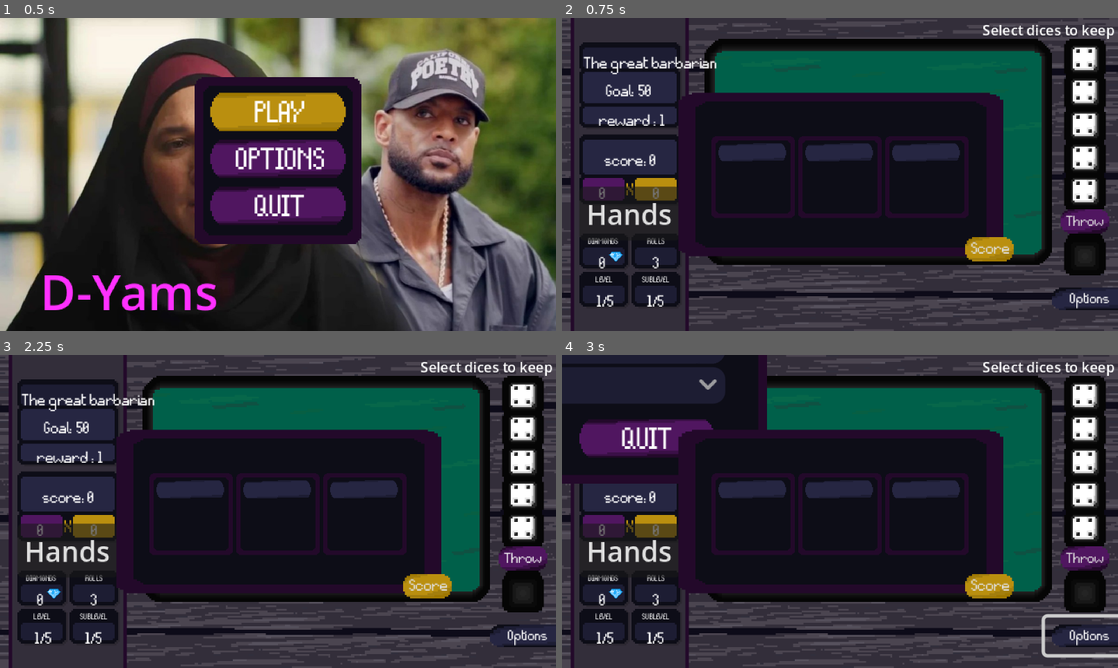
Above: before the commit, frames 1-4 (two rows, left to right).
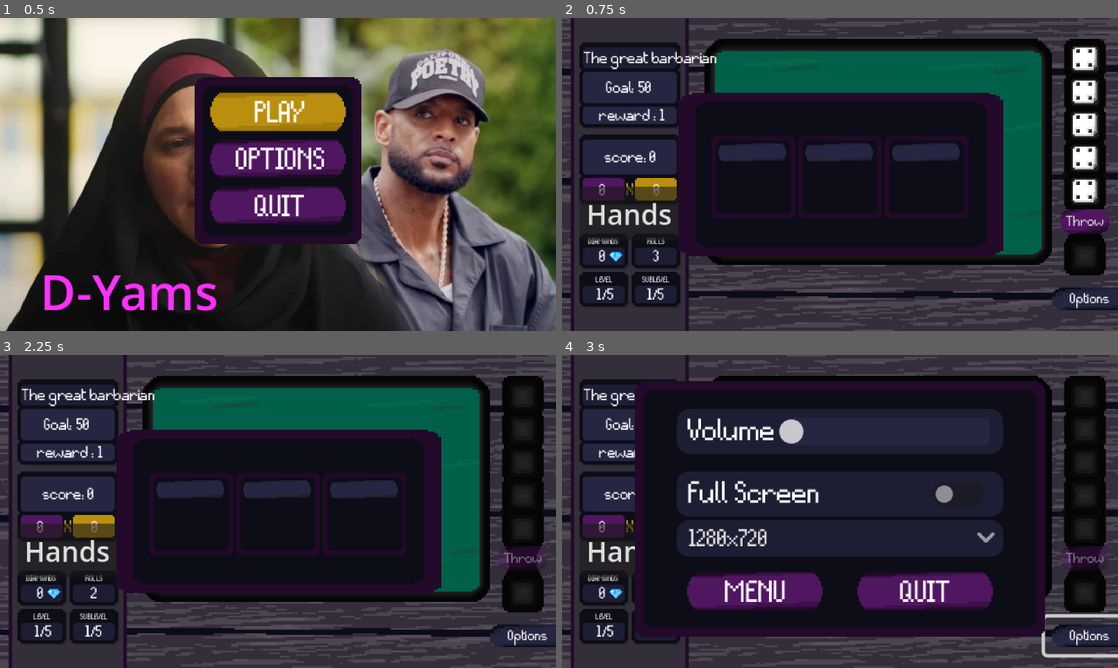
Above: after the commit, the same moments.

Repository: geoffrey66280/D-yams
Game: Godot game, scene res://scenes/EcranTitre.tscn
Same seed, same stepped clock (60 frames per second), same inputs: the game is played once before the commit and once after it.
Inputs (mouse positions are in pixels of both pictures, inside the frame that each line leads up to):
- Up to frame 1 (0.5 s): no input
- Up to frame 2 (0.75 s): click "PLAY" at 0.5 s
- Up to frame 3 (2.25 s): click (428, 586) at 1.25 s, where only the run before the commit has a clickable "Score"; click "Throw" at 2 s
- Up to frame 4 (3 s): click "Options" at 2.75 s

Frame 1 is identical in both runs. In frame 2, 2.9% of the frame differs, in the area x 3-100%, y 2-93%; in frame 3, 5.2%; in frame 4, 46%, in the area x 0-100%, y 0-93%.
Error before the commit: Attempt to call function 'hide' in base 'null instance' on a null instance. (res://scripts/throwing_dices.gd:18)

Commit message:
fix: fixing bugs with new UI

Diff:
--- a/assets/fonts/global_font.tres
+++ b/assets/fonts/global_font.tres
@@ -4,7 +4,6 @@
 
 [sub_resource type="FontVariation" id="FontVariation_k6k3v"]
 base_font = ExtResource("1_ex67f")
-spacing_top = 4
 
 [resource]
 font = SubResource("FontVariation_k6k3v")
--- a/scenes/MenuOptions.tscn
+++ b/scenes/MenuOptions.tscn
@@ -217,5 +217,6 @@
 text = "MENU"
 label_settings = ExtResource("5_piceu")
 
+[connection signal="value_changed" from="HUD_Fond/Volume" to="." method="_on_volume_value_changed"]
 [connection signal="pressed" from="HUD_Fond/Exit_Button" to="." method="_on_exit_button_pressed"]
 [connection signal="button_up" from="HUD_Fond/Menu_Button" to="." method="_on_menu_button_button_up"]
--- a/scenes/game.tscn
+++ b/scenes/game.tscn
@@ -15,11 +15,10 @@
 [node name="Game" type="Node2D"]
 script = ExtResource("1_u5sy4")
 
-[node name="CanvasLayer" type="CanvasLayer" parent="."]
+[node name="CanvasPowerUp" type="CanvasLayer" parent="."]
 
-[node name="PowerUps" parent="CanvasLayer" instance=ExtResource("2_kvpfn")]
+[node name="PowerUps" parent="CanvasPowerUp" instance=ExtResource("2_kvpfn")]
 z_index = 8
-anchors_preset = 8
 grow_horizontal = 2
 grow_vertical = 2
 size_flags_horizontal = 4
@@ -40,6 +39,7 @@
 metadata/_edit_use_anchors_ = true
 
 [node name="PopupCombination" parent="." instance=ExtResource("4_lbhrr")]
+visible = false
 offset_left = 160.0
 offset_top = 88.0
 offset_right = 160.0
@@ -53,16 +53,13 @@
 offset_bottom = 128.0
 text = "Hands"
 
-[node name="MenuOptions" parent="." instance=ExtResource("7_u5sy4")]
-visible = false
-z_index = 5
-
 [node name="popup_score" parent="." instance=ExtResource("10_vtaks")]
 z_index = 5
 offset_left = 32.0
 offset_top = 24.0
 offset_right = 32.0
 offset_bottom = 24.0
+metadata/_edit_use_anchors_ = true
 
 [node name="ButtonOptions" type="Button" parent="."]
 offset_left = 278.0
@@ -82,10 +79,17 @@
 text = "Options"
 label_settings = ExtResource("9_0tnpc")
 
-[connection signal="power_up_chosen" from="CanvasLayer/PowerUps" to="Arena/ThrowingDices" method="_on_power_ups_power_up_chosen"]
+[node name="CanvasMenuOptions" type="CanvasLayer" parent="."]
+
+[node name="MenuOptions" parent="CanvasMenuOptions" instance=ExtResource("7_u5sy4")]
+z_index = 10
+offset_top = -2.0
+offset_bottom = -2.0
+
+[connection signal="power_up_chosen" from="CanvasPowerUp/PowerUps" to="Arena/ThrowingDices" method="_on_power_ups_power_up_chosen"]
 [connection signal="score_combination" from="Arena/ThrowingDices" to="LevelInformation" method="_on_throwing_dices_score_combination"]
 [connection signal="score_ui" from="Arena/ThrowingDices" to="LevelInformation" method="_on_throwing_dices_score_ui"]
-[connection signal="show_power_up" from="Arena/ThrowingDices" to="CanvasLayer/PowerUps" method="_on_throwing_dices_show_power_up"]
+[connection signal="show_power_up" from="Arena/ThrowingDices" to="CanvasPowerUp/PowerUps" method="_on_throwing_dices_show_power_up"]
 [connection signal="pressed" from="ButtonCombination" to="." method="_on_button_pressed"]
 [connection signal="combination" from="popup_score" to="Arena/ThrowingDices" method="_on_popup_score_combination"]
 [connection signal="pressed" from="ButtonOptions" to="." method="_on_button_options_pressed"]
--- a/scenes/power_ups.tscn
+++ b/scenes/power_ups.tscn
@@ -6,6 +6,7 @@
 
 [node name="PowerUps" type="Control"]
 layout_mode = 3
+anchors_preset = 8
 anchor_left = 0.5
 anchor_top = 0.5
 anchor_right = 0.5
--- a/scenes/throwing_dices.tscn
+++ b/scenes/throwing_dices.tscn
@@ -24,58 +24,6 @@
 [node name="ThrowingDices" type="Node2D"]
 script = ExtResource("1_r4itb")
 
-[node name="DicesRack_Texture" type="TextureRect" parent="."]
-z_index = 1
-offset_left = 289.0
-offset_top = 12.0
-offset_right = 313.0
-offset_bottom = 148.0
-size_flags_horizontal = 8
-texture = ExtResource("3_baaet")
-
-[node name="CanvasLayer" type="CanvasLayer" parent="."]
-
-[node name="ScoreButton" type="Button" parent="CanvasLayer"]
-z_index = 2
-offset_left = 228.0
-offset_top = 122.0
-offset_right = 264.0
-offset_bottom = 144.0
-theme_override_fonts/font = SubResource("FontVariation_2d8ns")
-theme_override_font_sizes/font_size = 8
-theme_override_styles/focus = SubResource("StyleBoxEmpty_lip80")
-text = " Score"
-icon = ExtResource("5_efoqd")
-flat = true
-icon_alignment = 1
-
-[node name="ThrowButton" type="Button" parent="CanvasLayer"]
-z_index = 2
-offset_left = 283.0
-offset_top = 106.0
-offset_right = 319.0
-offset_bottom = 128.0
-theme = SubResource("Theme_lip80")
-theme_override_fonts/font = SubResource("FontVariation_lip80")
-theme_override_font_sizes/font_size = 7
-theme_override_styles/focus = SubResource("StyleBoxEmpty_2d8ns")
-text = "Throw"
-icon = ExtResource("4_h8dyw")
-flat = true
-icon_alignment = 1
-
-[node name="KeepDicesLabel" type="Label" parent="CanvasLayer"]
-anchors_preset = 1
-anchor_left = 1.0
-anchor_right = 1.0
-offset_left = -78.0
-offset_top = 1.0
-offset_right = -2.0
-offset_bottom = 13.0
-grow_horizontal = 0
-theme_override_font_sizes/font_size = 8
-text = "Select dices to keep"
-
 [node name="Dice" parent="." instance=ExtResource("1_keuvm")]
 position = Vector2(293, 92)
 
@@ -91,8 +39,58 @@
 [node name="Dice5" parent="." instance=ExtResource("1_keuvm")]
 position = Vector2(293, 16)
 
+[node name="DicesRack_Texture" type="TextureRect" parent="."]
+z_index = 1
+offset_left = 289.0
+offset_top = 12.0
+offset_right = 313.0
+offset_bottom = 148.0
+size_flags_horizontal = 8
+texture = ExtResource("3_baaet")
+
+[node name="ScoreButton" type="Button" parent="."]
+z_index = 2
+offset_left = 228.0
+offset_top = 122.0
+offset_right = 264.0
+offset_bottom = 144.0
+theme_override_fonts/font = SubResource("FontVariation_2d8ns")
+theme_override_font_sizes/font_size = 8
+theme_override_styles/focus = SubResource("StyleBoxEmpty_lip80")
+text = " Score"
+icon = ExtResource("5_efoqd")
+flat = true
+icon_alignment = 1
+
+[node name="ThrowButton" type="Button" parent="."]
+z_index = 2
+offset_left = 283.0
+offset_top = 106.0
+offset_right = 319.0
+offset_bottom = 128.0
+theme = SubResource("Theme_lip80")
+theme_override_fonts/font = SubResource("FontVariation_lip80")
+theme_override_font_sizes/font_size = 7
+theme_override_styles/focus = SubResource("StyleBoxEmpty_2d8ns")
+text = "Throw"
+icon = ExtResource("4_h8dyw")
+flat = true
+icon_alignment = 1
+
+[node name="KeepDicesLabel" type="Label" parent="."]
+anchors_preset = 1
+anchor_left = 1.0
+anchor_right = 1.0
+offset_left = 242.0
+offset_top = 1.0
+offset_right = 318.0
+offset_bottom = 13.0
+grow_horizontal = 0
+theme_override_font_sizes/font_size = 8
+text = "Select dices to keep"
+
 [node name="RollAudio" type="AudioStreamPlayer2D" parent="."]
 
-[connection signal="button_up" from="CanvasLayer/ScoreButton" to="." method="_on_score_button_button_up"]
-[connection signal="button_up" from="CanvasLayer/ThrowButton" to="." method="_on_button_button_up"]
-[connection signal="button_up" from="CanvasLayer/ThrowButton" to="." method="_on_throw_button_button_up"]
+[connection signal="button_up" from="ScoreButton" to="." method="_on_score_button_button_up"]
+[connection signal="button_up" from="ThrowButton" to="." method="_on_button_button_up"]
+[connection signal="button_up" from="ThrowButton" to="." method="_on_throw_button_button_up"]
--- a/scripts/game.gd
+++ b/scripts/game.gd
@@ -18,4 +18,4 @@
 func _on_button_options_pressed():
 	if $PopupCombination.visible == true:
 		$PopupCombination.visible = false
-	$MenuOptions.visible = not $MenuOptions.visible
+	$CanvasMenuOptions/MenuOptions.visible = not $CanvasMenuOptions/MenuOptions.visible
--- a/scripts/menu_options.gd
+++ b/scripts/menu_options.gd
@@ -29,3 +29,7 @@
 
 func _on_menu_button_button_up() -> void:
 	visible = false
+
+
+func _on_volume_value_changed(value: float) -> void:
+	AudioServer.set_bus_volume_db(AudioServer.get_bus_index("Master"), value / 5)
--- a/scripts/power_up.gd
+++ b/scripts/power_up.gd
@@ -74,7 +74,7 @@
 
 func _on_power_up_chosen(event: InputEvent) -> void:
 	if event is InputEventMouseButton and event.pressed and event.button_index == MOUSE_BUTTON_LEFT:
-		var level_info_node = get_node("../../../../LevelInformation")
+		var level_info_node = get_node("../../../../../LevelInformation")
 		var level_info = level_info_node.level_information
 		var power_ups = level_info_node.power_ups
 		level_info["user_power_ups"].append(current_power_up)
--- a/scripts/power_ups.gd
+++ b/scripts/power_ups.gd
@@ -13,7 +13,7 @@
 	pass
 
 func display_power_ups():
-	var level_info_node = get_node("../LevelInformation")
+	var level_info_node = get_node("../../LevelInformation")
 	var power_ups = level_info_node.power_ups
 	visible = true
 	for power_up in $TextureRect/PowerUpContainer.get_children():
